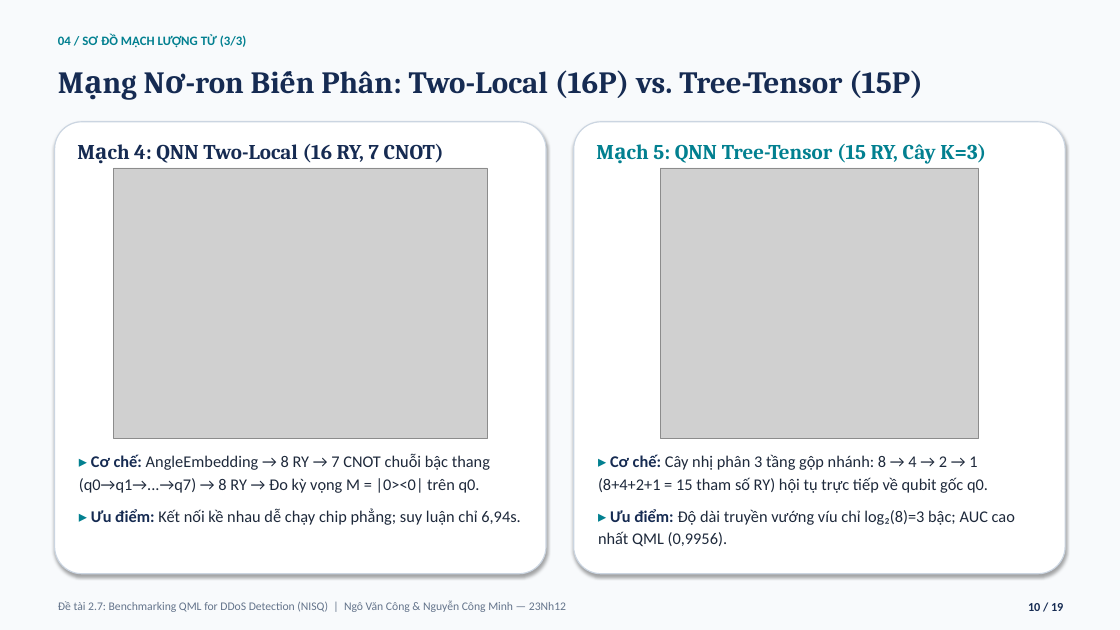
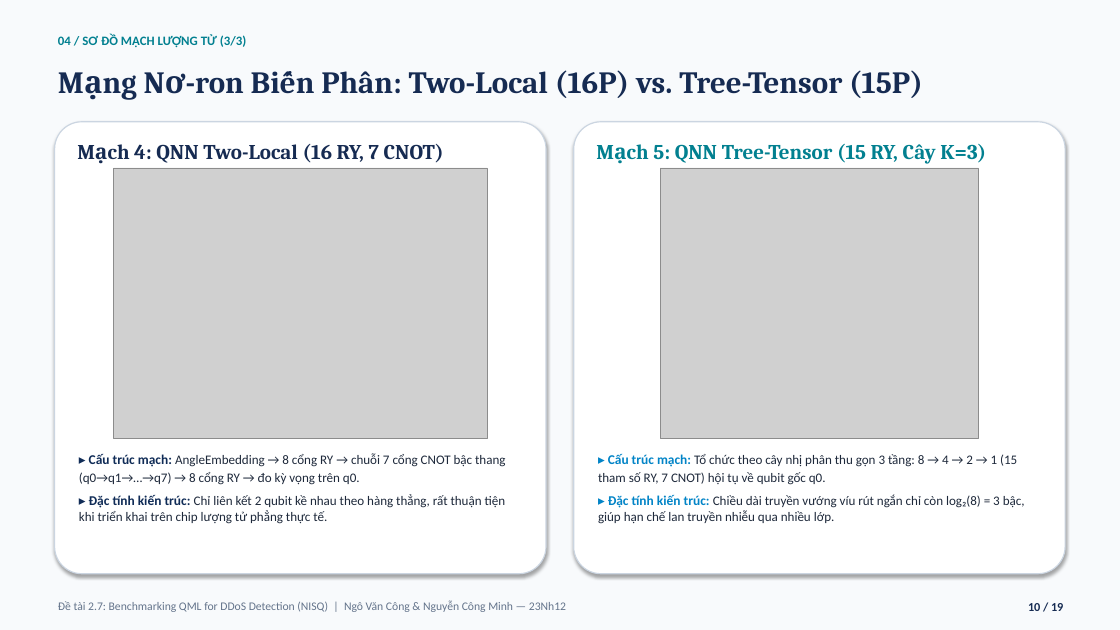
Before and after one commit to vcongggggg/qml-ddos, a slide deck: slide 10 of SLIDE_BAO_CAO_CUOI_KY_MHMM_DeTai_2_7_QML_DDoS_Cong_Minh.pptx. Drawn at 1120x630 pixels with LibreOffice and Linux fonts; fonts in the diff are those of the drawing; grey boxes stand for pictures. Boxes give left, top, right and bottom in pixels: in the first picture for what was removed or moved away, otherwise in the second. Text is boxed around its words. In the diff, an @@ line names an element or a change of style, - is before the commit and + after.

```diff
--- a/SLIDE_BAO_CAO_CUOI_KY_MHMM_DeTai_2_7_QML_DDoS_Cong_Minh.pptx
+++ b/SLIDE_BAO_CAO_CUOI_KY_MHMM_DeTai_2_7_QML_DDoS_Cong_Minh.pptx
@@ text at [79,453,506,524]: text changed; size 14 to 11.2 pt @@
-▸ Cơ chế: AngleEmbedding → 8 RY → 7 CNOT chuỗi bậc thang (q0→q1→...→q7) → 8 RY → Đo kỳ vọng M = |0><0| trên q0.
-▸ Ưu điểm: Kết nối kề nhau dễ chạy chip phẳng; suy luận chỉ 6,94s.
+▸ Cấu trúc mạch: AngleEmbedding → 8 cổng RY → chuỗi 7 cổng CNOT bậc thang (q0→q1→…→q7) → 8 cổng RY → đo kỳ vọng trên q0.
+▸ Đặc tính kiến trúc: Chỉ liên kết 2 qubit kề nhau theo hàng thẳng, rất thuận tiện khi triển khai trên chip lượng tử phẳng thực tế.
@@ text at [598,454,1025,524]: text changed; size 14 to 11.2 pt @@
-▸ Cơ chế: Cây nhị phân 3 tầng gộp nhánh: 8 → 4 → 2 → 1 (8+4+2+1 = 15 tham số RY) hội tụ trực tiếp về qubit gốc q0.
-▸ Ưu điểm: Độ dài truyền vướng víu chỉ log₂(8)=3 bậc; AUC cao nhất QML (0,9956).
+▸ Cấu trúc mạch: Tổ chức theo cây nhị phân thu gọn 3 tầng: 8 → 4 → 2 → 1 (15 tham số RY, 7 CNOT) hội tụ về qubit gốc q0.
+▸ Đặc tính kiến trúc: Chiều dài truyền vướng víu rút ngắn chỉ còn log₂(8) = 3 bậc, giúp hạn chế lan truyền nhiễu qua nhiều lớp.
```
Also in this commit, not shown: 3 other slides changed, 1 other file.
